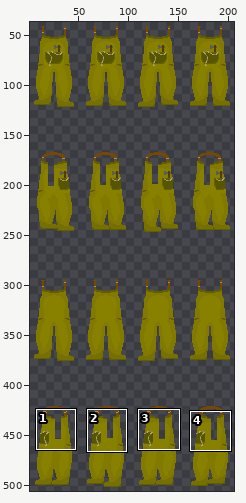
File history of a sprite sheet, assets/playerCustom/clothingOver/dredgersYellow.png. Above: a wide view before the commit, with the close-up outlined.
Close-up. The starting point:
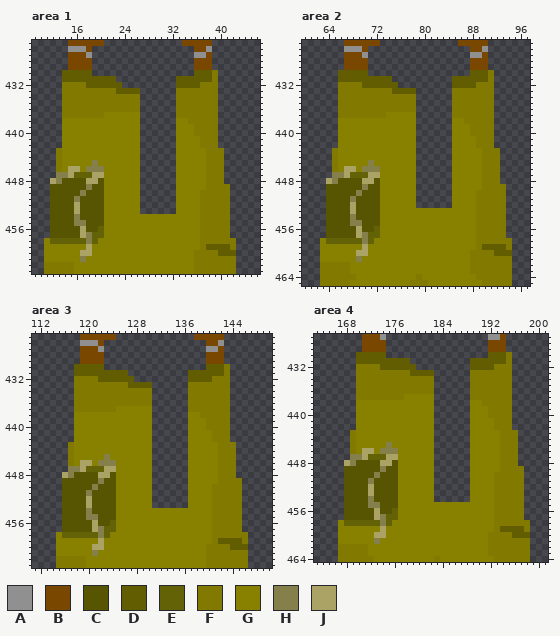
The file is 208x508 pixels. Colours within 5 levels of each other are drawn and written as one. Shown: area 1: x 9..46, y 425..463; area 2: x 60..97, y 425..465; area 3: x 111..150, y 425..463; area 4: x 163..201, y 427..464. The wide view leaves out empty margins. The commit also changed other parts of the picture, which this record leaves out.
Palette (. is transparent): A #909090  B #7a4700  C #575502  D #625d00  E #646206  F #817900  G #888100  H #857f4b  J #aaa365
New version:
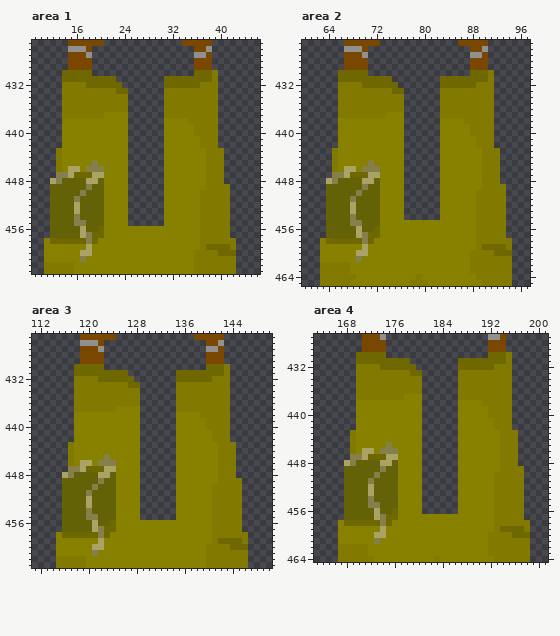
The edit:
colour D: #625d00 -> #6f6800
Changed rows in their new state; - is a pixel that keeps its letter.
Area 1:
first column x 12:
431 -------------------DD
432 -------------------DD
433 -------------..----FF
434 -------------..----FF
435 -------------..----FF
436 -------------..----FF
437 -------------..----FF
438 -------------..----GG
439 -------------..----GG
440 -------------..----GG
441 -------------..----GG
442 -------------..----GG
443 -------------..----GG
444 -------------..----GG
445 -------------..----GG
446 -------------..----GG
447 ----DDD------..----GG
448 --EEEE--E----..----GG
449 EEEEEE-EE----..----GG
450 EEEEE-EEE----..----GG
451 EEEE-EEEE----..----GG
452 EEEE-EEEE----..----GG
453 EEEE-EEEE----..----GG
454 EEEE-EEEE----......--
455 EEEE--EEE----......--
456 EEEEE-EED------------
457 EEEEE--DD------------
458 DDDDDD-D-------------
Area 2:
first column x 64:
431 -------------------DD
432 -------------------DD
433 -------------..----FF
434 -------------..----FF
435 -------------..----FF
436 -------------..----FF
437 -------------..----FF
438 -------------..----GG
439 -------------..----GG
440 -------------..----GG
441 -------------..----GG
442 -------------..----GG
443 -------------..----GG
444 -------------..----GG
445 -------------..----GG
446 -------------..----GG
447 ----DDD------..----GG
448 --EEEE--E----..----GG
449 EEEEEE-EE----..----GG
450 EEEEE-EEE----..----GG
451 EEEE-EEEE----..----GG
452 EEEE-EEEE----..----GG
453 EEEE-EEEE----......--
454 EEEE-EEEE----......--
455 EEEE--EEE------------
456 EEEEE-EED------------
457 EEEEE--DD------------
458 DDDDDD-D-------------
Area 3:
first column x 116:
431 -------------------DD
432 -------------------DD
433 -------------..----FF
434 -------------..----FF
435 -------------..----FF
436 -------------..----FF
437 -------------..----FF
438 -------------..----GG
439 -------------..----GG
440 -------------..----GG
441 -------------..----GG
442 -------------..----GG
443 -------------..----GG
444 -------------..----GG
445 -------------..----GG
446 -------------..----GG
447 ----DDD------..----GG
448 --EEEE--E----..----GG
449 EEEEEE-EE----..----GG
450 EEEEE-EEE----..----GG
451 EEEE-EEEE----..----GG
452 EEEE-EEEE----..----GG
453 EEEE-EEEE----..----GG
454 EEEE-EEEE----......--
455 EEEE--EEE----......--
456 EEEEE-EED------------
457 EEEEE--DD------------
458 DDDDDD-D-------------
Area 4:
first column x 168:
431 -------------------DD
432 -------------------DD
433 -------------..----FF
434 -------------..----FF
435 -------------..----FF
436 -------------..----FF
437 -------------..----FF
438 -------------..----GG
439 -------------..----GG
440 -------------..----GG
441 -------------..----GG
442 -------------..----GG
443 -------------..----GG
444 -------------..----GG
445 -------------..----GG
446 -------------..----GG
447 ----DDD------..----GG
448 --EEEE--E----..----GG
449 EEEEEE-EE----..----GG
450 EEEEE-EEE----..----GG
451 EEEE-EEEE----..----GG
452 EEEE-EEEE----..----GG
453 EEEE-EEEE----..----GG
454 EEEE-EEEE----..----GG
455 EEEE--EEE----......--
456 EEEEE-EED----......--
457 EEEEE--DD------------
458 DDDDDD-D-------------
Boxes around the changes in both close-ups, in picture pixels (x1, y1, x2, y2):
changed: (50, 70, 212, 244)
changed: (206, 244, 236, 256)
changed: (326, 70, 488, 244)
changed: (482, 244, 512, 256)
changed: (62, 364, 224, 538)
changed: (218, 538, 248, 550)
changed: (344, 352, 506, 526)
changed: (500, 526, 530, 538)
